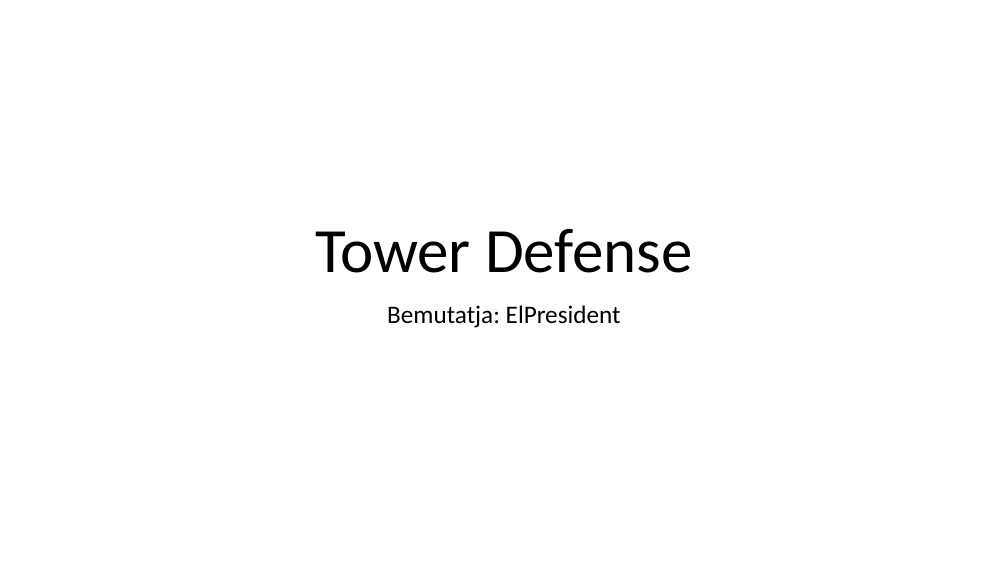
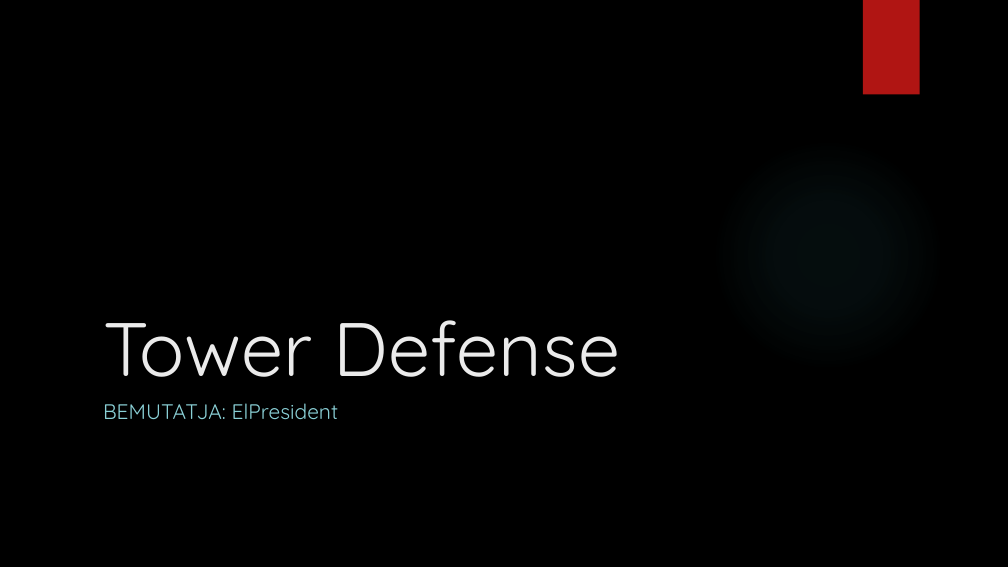
Before and after one commit to AdamBen01/ElPresident, a slide deck: slide 1 of Tower_Defense.pptx. Drawn at 1008x567 pixels with LibreOffice and Linux fonts; fonts in the diff are those of the drawing; background and template pictures are left out. Boxes give left, top, right and bottom in pixels: in the first picture for what was removed or moved away, otherwise in the second. Text is boxed around its words. In the diff, an @@ line names an element or a change of style, - is before the commit and + after.

```diff
--- a/Tower_Defense.pptx
+++ b/Tower_Defense.pptx
@@ background #FFFFFF to picture (left out) @@
@@ rectangle added at <box>863,0,920,95</box>, fill #B01513 @@
@@ title "Tower Defense": place and size @@
-title "Tower Defense" at <box>315,229,693,273</box>
+title "Tower Defense" at <box>103,320,620,377</box>
@@ title "Tower Defense" at <box>103,320,620,377</box>: size 60 to 72 pt, font Calibri to Quicksand, text colour #000000 to #EBEBEB; alignment centre to left; line spacing 0.9 to 1 @@
@@ ellipse added at <box>712,138,944,371</box>, fill gradient #50B9C1 @@
@@ subtitle at <box>103,403,339,419</box>: text changed; size 24 to 20 pt; font Calibri to Quicksand; text colour #000000 to #8AD0D6 @@
-Bemutatja: ElPresident
+BEMUTATJA: ElPresident
```
Also in this commit, not shown: 2 other slides changed, 9 slides added, 1 slide removed.
